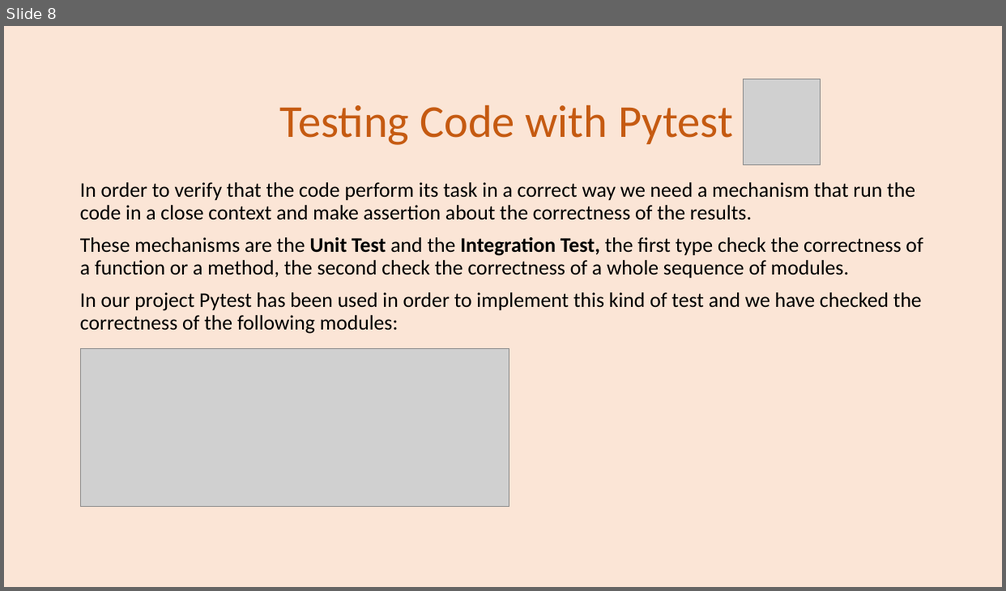
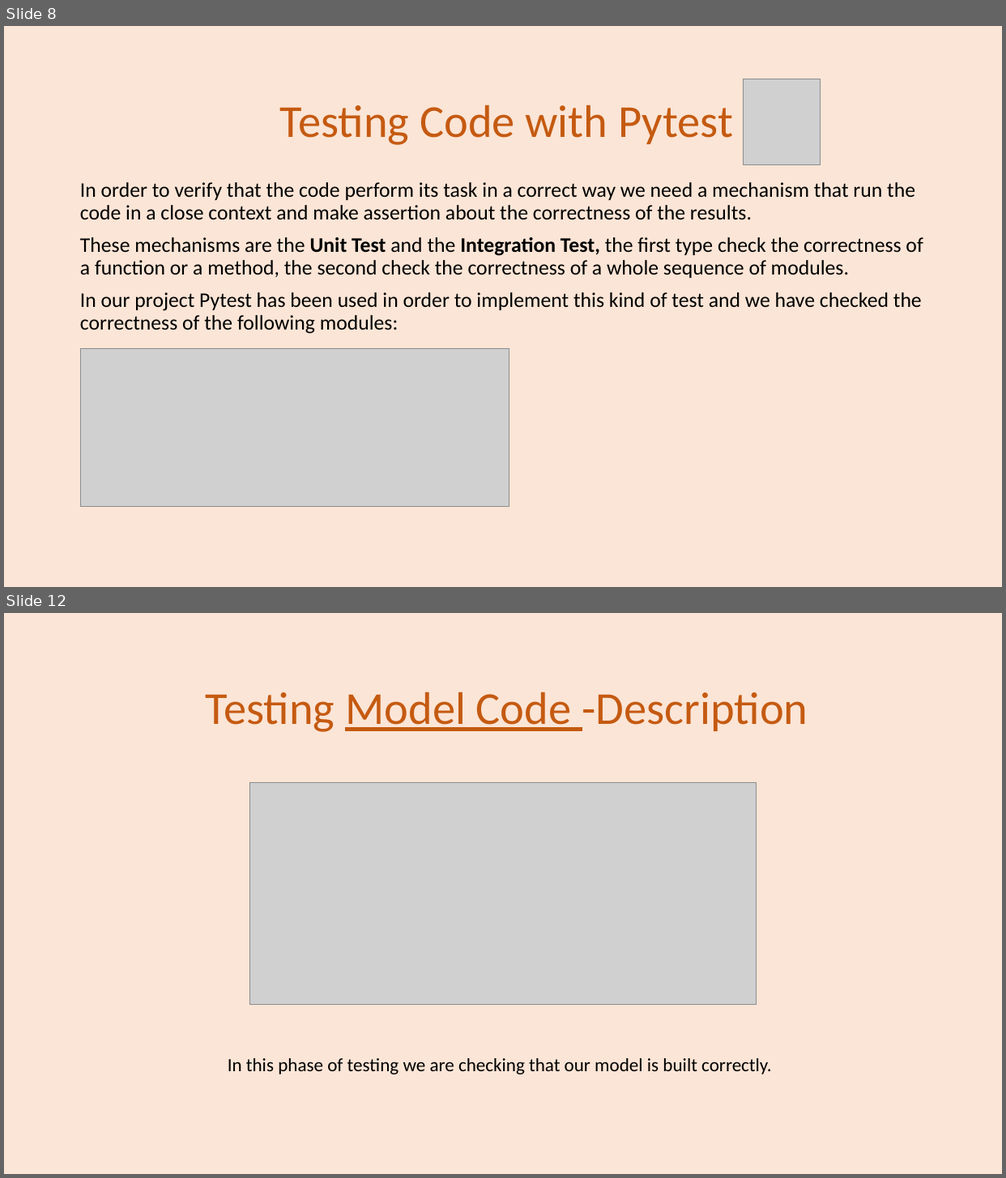
Before and after one commit to se4ai2223-uniba/architectural-style-recognition, a slide deck: docs/ArchiNet Team-Milestone 3.pptx. Shown one above the other, each under a label of ours: slide 8 before the commit, slides 8 and 12 after it; the slides between them are not shown. The pictures are 1006x591 and 1006x1178 pixels, drawn with LibreOffice and Linux fonts; fonts in the diff are those of the drawing; grey boxes stand for pictures. Boxes give left, top, right and bottom in pixels: in the first picture for what was removed or moved away, otherwise in the second. Text is boxed around its words. In the diff, an @@ line names an element or a change of style, - is before the commit and + after.

```diff
--- a/docs/ArchiNet Team-Milestone 3.pptx
+++ b/docs/ArchiNet Team-Milestone 3.pptx
@@ slide 12 added at [4, 613, 1002, 1174], background #FBE5D6 @@
@@ title added at [206, 692, 808, 732], 44 pt, text #C55A11 @@
+Testing Model Code -Description
@@ picture added at [249, 783, 756, 1005] @@
@@ text added at [228, 1059, 772, 1075], 18 pt, text #000000 @@
+In this phase of testing we are checking that our model is built correctly.
```
Also in this commit, not shown: 10 other slides added, 3 other files.
